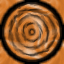
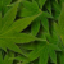
Layer changes from the first 64px x 64px image to the second:
hid group "Layer Group #8" (3 layers) over [left=0, top=0, right=64, bottom=64]
renamed "Pasted Layer" to "Pasted Layer #1", painted on it over [left=0, top=0, right=64, bottom=64]
showed "Layer #3", painted on it over [left=0, top=0, right=64, bottom=64]
